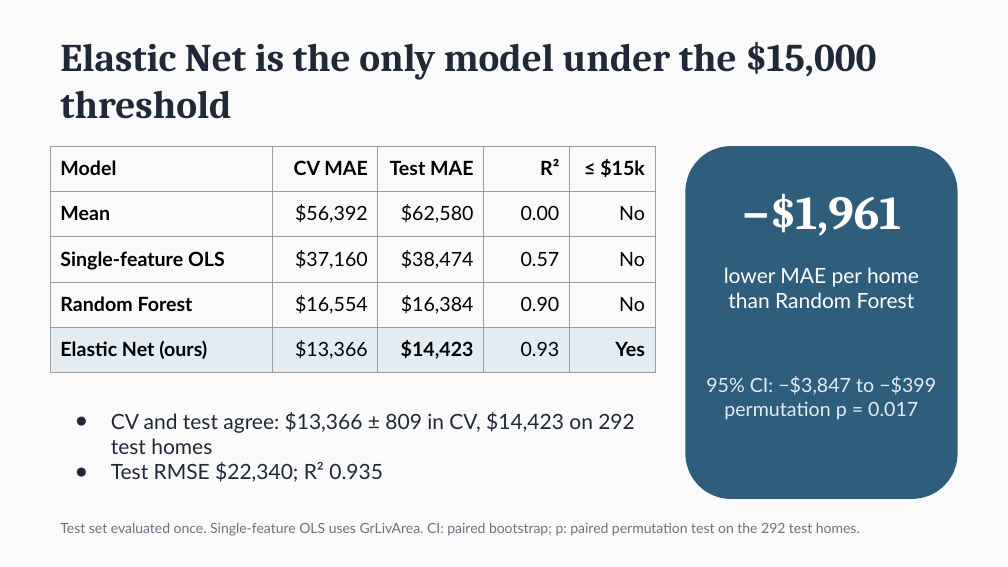
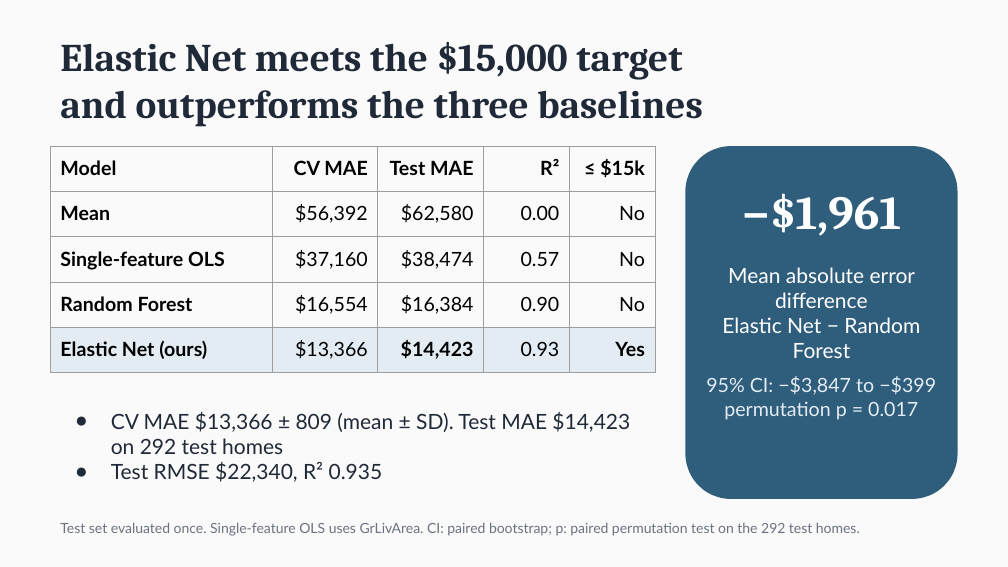
Before and after one commit to chouhuaishengcs15/Data-Mining-HW1, a slide deck: slide 9 of slides/HW1_G03_presentation.pptx. Drawn at 1008x567 pixels with LibreOffice and Linux fonts; fonts in the diff are those of the drawing. Boxes give left, top, right and bottom in pixels: in the first picture for what was removed or moved away, otherwise in the second. Text is boxed around its words. In the diff, an @@ line names an element or a change of style, - is before the commit and + after.

```diff
--- a/slides/HW1_G03_presentation.pptx
+++ b/slides/HW1_G03_presentation.pptx
@@ text at [60,42,703,127]: text changed @@
-Elastic Net is the only model under the $15,000 threshold
+Elastic Net meets the $15,000 target
+and outperforms the three baselines
@@ table: place and size @@
-table at [50,146,655,477]
+table at [50,146,655,395]
@@ text at [722,267,920,358]: text changed @@
-lower MAE per home than Random Forest
+Mean absolute error difference
+Elastic Net − Random Forest
@@ text at [111,412,630,482]: text changed @@
-● CV and test agree: $13,366 ± 809 in CV, $14,423 on 292 test homes
-● Test RMSE $22,340; R² 0.935
+● CV MAE $13,366 ± 809 (mean ± SD). Test MAE $14,423 on 292 test homes
+● Test RMSE $22,340, R² 0.935
```
Also in this commit, not shown: 8 other slides changed, 1 slide added, 1 slide removed.
